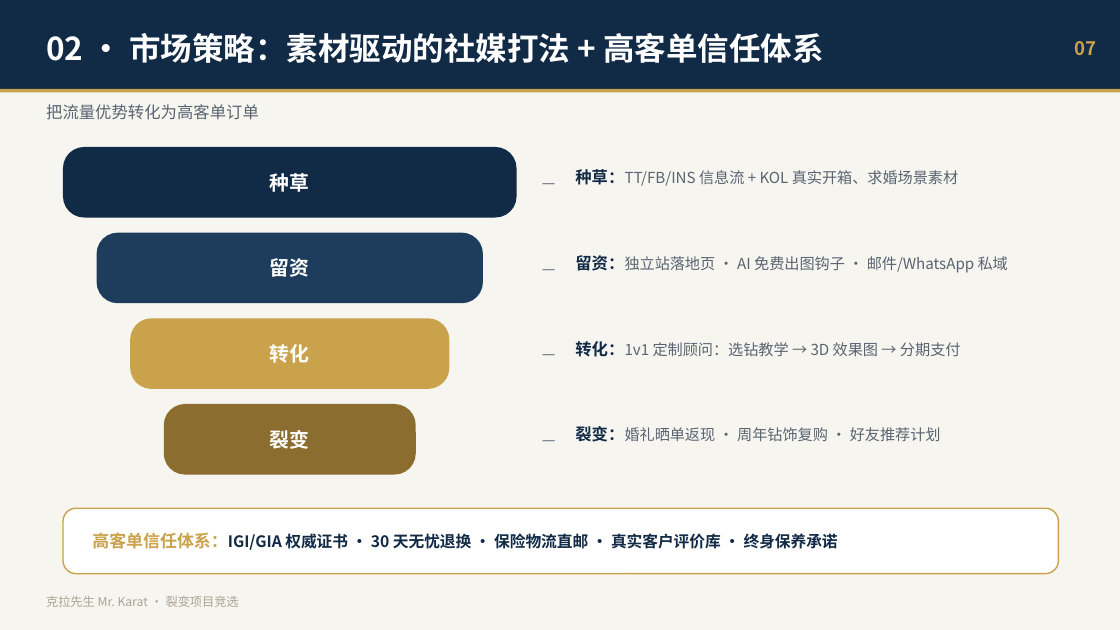
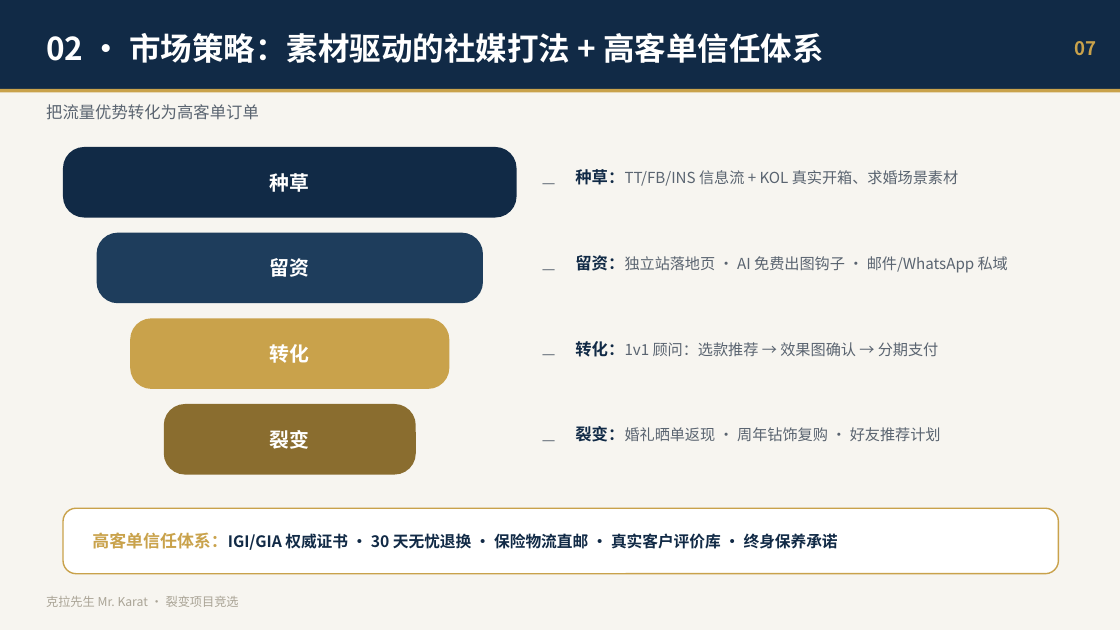
Before and after one commit to devlee/ma, a slide deck: slide 7 of ppt/克拉先生_裂变项目总经理竞选PPT.pptx. Drawn at 1120x630 pixels with LibreOffice and Linux fonts; fonts in the diff are those of the drawing. Boxes give left, top, right and bottom in pixels: in the first picture for what was removed or moved away, otherwise in the second. Text is boxed around its words. In the diff, an @@ line names an element or a change of style, - is before the commit and + after.

```diff
--- a/ppt/克拉先生_裂变项目总经理竞选PPT.pptx
+++ b/ppt/克拉先生_裂变项目总经理竞选PPT.pptx
@@ text at <box>575,341,939,357</box>: text changed @@
-转化：1v1 定制顾问：选钻教学 → 3D 效果图 → 分期支付
+转化：1v1 顾问：选款推荐 → 效果图确认 → 分期支付
```
Also in this commit, not shown: 5 other slides changed, 4 other files.
